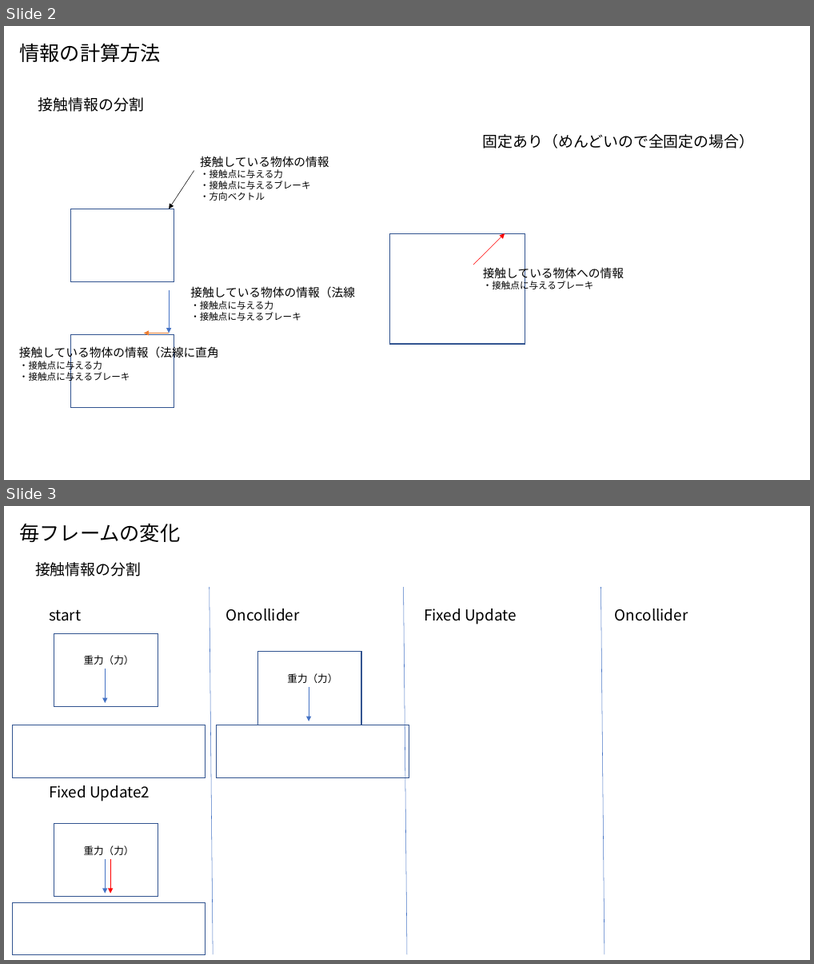
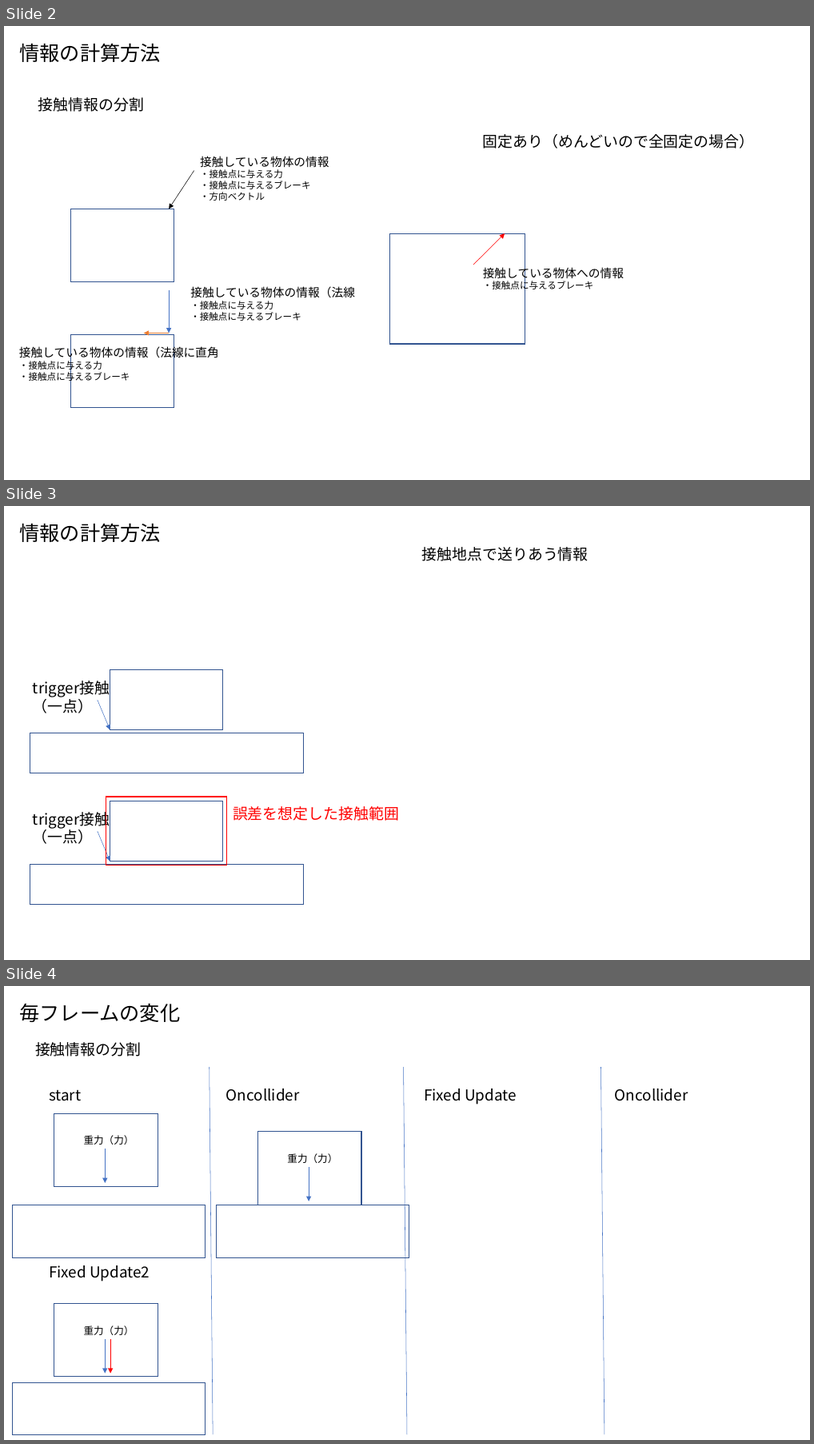
Before and after one commit to tealate/uni, a slide deck: 自分用メモ.pptx. Shown one above the other, each under a label of ours: slides 2 and 3 before the commit, slides 2, 3 and 4 after it. The pictures are 814x964 and 814x1444 pixels, drawn with LibreOffice and Linux fonts; fonts in the diff are those of the drawing. Boxes give left, top, right and bottom in pixels: in the first picture for what was removed or moved away, otherwise in the second. Text is boxed around its words. In the diff, an @@ line names an element or a change of style, - is before the commit and + after.

```diff
--- a/自分用メモ.pptx
+++ b/自分用メモ.pptx
@@ slide 3 added at <box>4,506,810,960</box>, background #FFFFFF @@
@@ text added at <box>19,523,160,542</box>, 24 pt, text #000000 @@
+情報の計算方法
@@ text added at <box>422,547,589,561</box>, 18 pt, text #000000 @@
+接触地点で送りあう情報
@@ rectangle added at <box>110,670,223,730</box>, outline #325491 1 pt @@
@@ text added at <box>33,680,110,713</box>, 18 pt, text #000000 @@
+trigger接触
+（一点）
@@ arrow added from (98, 700) to (110, 730), #4472C4 0.5 pt @@
@@ rectangle added at <box>30,733,303,772</box>, outline #325491 1 pt @@
@@ text added at <box>33,808,110,844</box>, 18 pt, text #000000 @@
+trigger接触
+（一点）
@@ rectangle added at <box>106,796,226,865</box>, outline #FF0000 1 pt @@
@@ rectangle added at <box>110,801,223,861</box>, outline #325491 1 pt @@
@@ text added at <box>233,806,399,820</box>, 18 pt, text #FF0000 @@
+誤差を想定した接触範囲
@@ arrow added from (98, 831) to (110, 861), #4472C4 0.5 pt @@
@@ rectangle added at <box>30,864,303,904</box>, outline #325491 1 pt @@
@@ what was slide 3 is now slide 4 @@
```
Also in this commit, not shown: 1 other slide added, 44 other files.
